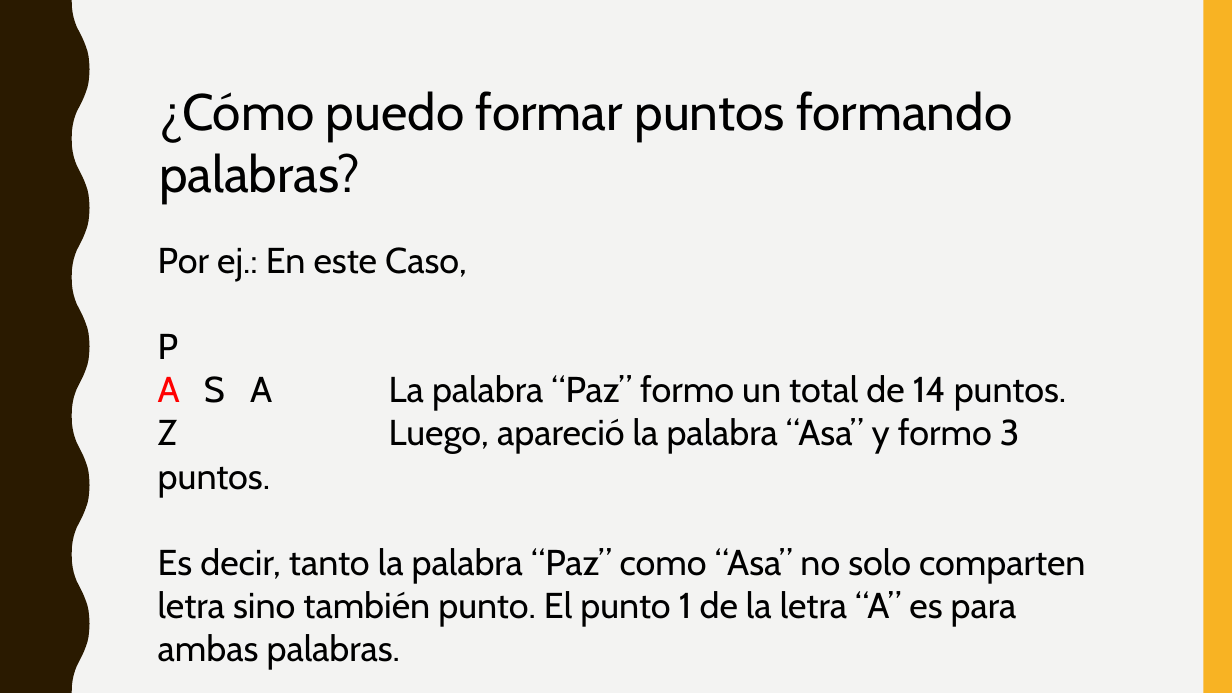
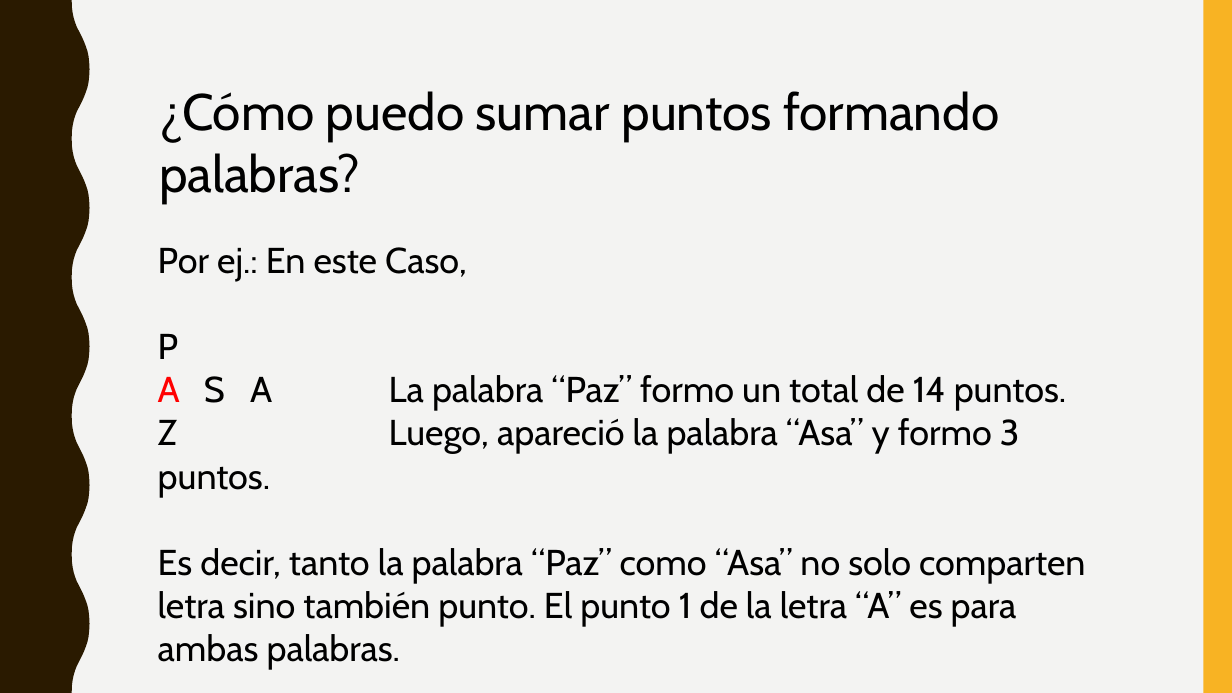
Before and after one commit to nicolascarlibeta/Scrabble---Final-POO-UNLu, a slide deck: slide 8 of Scrabble_Presentación.pptx. Drawn at 1232x693 pixels with LibreOffice and Linux fonts; fonts in the diff are those of the drawing. Boxes give left, top, right and bottom in pixels: in the first picture for what was removed or moved away, otherwise in the second. Text is boxed around its words. In the diff, an @@ line names an element or a change of style, - is before the commit and + after.

Commit message:
cc
cc

```diff
--- a/Scrabble_Presentación.pptx
+++ b/Scrabble_Presentación.pptx
@@ text at [159,91,999,203]: text changed @@
-¿Cómo puedo formar puntos formando palabras?
+¿Cómo puedo sumar puntos formando palabras?
```
